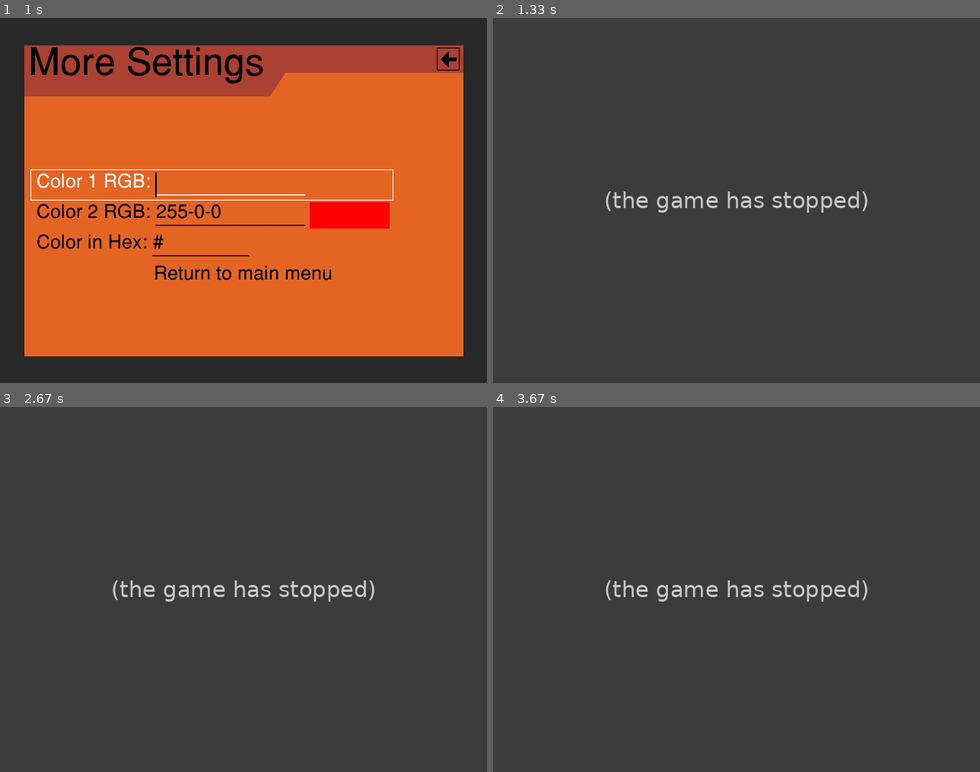
Above: before the commit, frames 1-4 (two rows, left to right).
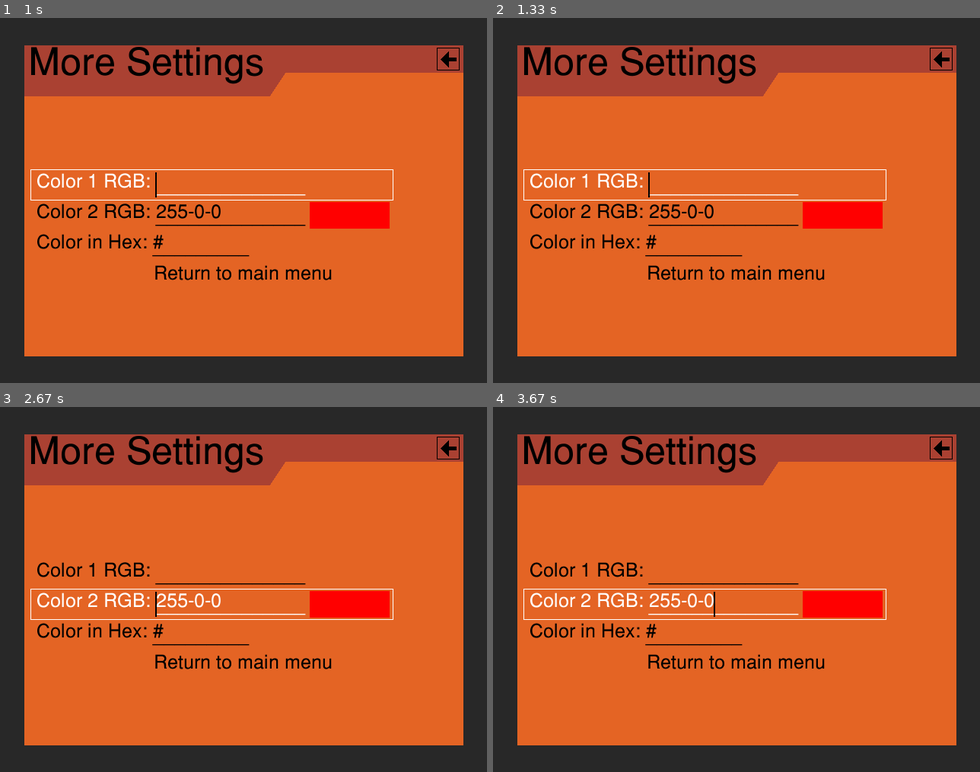
Above: after the commit, the same moments.

Repository: ppizarror/pygame-menu
Game: pygame game, started from pygameMenu/examples/multi_input.py
Two runs of this game, one before a commit and one after it. Both use one fixed random seed, a clock stepped at 60 frames per second and the inputs below.
Inputs (mouse positions are in pixels of both pictures, inside the frame that each line leads up to):
- Up to frame 1 (1 s): click (243, 207) at 0.38 s; type "ann" at 0.67 s
- Up to frame 2 (1.33 s): tap Enter at 1 s; click (619, 204) at 1.27 s
- Up to frame 3 (2.67 s): press the mouse at (126, 593) at 1.58 s; move the mouse to (204, 629) at 1.68 s; release the mouse at (282, 666) at 1.82 s; tap Enter at 1.88 s; press the mouse at (185, 633) at 2.25 s; move the mouse to (136, 629) at 2.35 s; release the mouse at (87, 626) at 2.48 s; tap Up at 2.55 s
- Up to frame 4 (3.67 s): click (833, 567) at 2.93 s; click (775, 611) at 3.27 s; press the mouse at (775, 611) at 3.58 s

Frame 1 is identical in both runs. In frame 2, 77% of the frame differs, in the area x 5-96%, y 7-93%; in frame 3, 77%; in frame 4, 77%.
Error before the commit: ValueError: invalid literal for int() with base 10: '255-0-0' (colorinput.py line 417); the game stopped at 1.32 s (later frames are placeholders)

Commit message:
Error fixes

Diff:
--- a/pygameMenu/__init__.py
+++ b/pygameMenu/__init__.py
@@ -72,6 +72,9 @@
 # noinspection PyUnresolvedReferences
 from pygameMenu.menu import Menu
 
+# noinspection PyUnresolvedReferences
+from pygameMenu.textmenu import TextMenu
+
 """
 Metadata: Information about the project.
 """
--- a/pygameMenu/examples/game_selector.py
+++ b/pygameMenu/examples/game_selector.py
@@ -56,8 +56,12 @@
 WINDOW_SIZE = (640, 480)
 
 clock = None
-main_menu = None
-surface = None
+
+# noinspection PyTypeChecker
+main_menu = None  # type: pygameMenu.Menu
+
+# noinspection PyTypeChecker
+surface = None  # type: pygame.SurfaceType
 
 
 # -----------------------------------------------------------------------------
@@ -130,6 +134,7 @@
     while True:
 
         # Clock tick
+        # noinspection PyUnresolvedReferences
         clock.tick(60)
 
         # Application events
--- a/pygameMenu/examples/multi_input.py
+++ b/pygameMenu/examples/multi_input.py
@@ -53,8 +53,12 @@
 WINDOW_SIZE = (640, 480)
 
 sound = None
-surface = None
-main_menu = None
+
+# noinspection PyTypeChecker
+surface = None  # type: pygame.SurfaceType
+
+# noinspection PyTypeChecker
+main_menu = None  # type: pygameMenu.Menu
 
 
 # -----------------------------------------------------------------------------
--- a/pygameMenu/examples/timer_clock.py
+++ b/pygameMenu/examples/timer_clock.py
@@ -72,6 +72,7 @@
     images, play sounds, etc.
     """
     global surface
+    # noinspection PyUnresolvedReferences
     surface.fill((40, 0, 40))
 
 
@@ -80,6 +81,7 @@
     Reset timer.
     """
     global timer
+    # noinspection PyUnresolvedReferences
     timer[0] = 0
 
 
--- a/pygameMenu/widgets/colorinput.py
+++ b/pygameMenu/widgets/colorinput.py
@@ -412,7 +412,7 @@
 
             # Check number is valid (fix) because sometimes the user can type
             # too fast and avoid analysis of the text
-            colors = self._input_string.split(',')
+            colors = self._input_string.split(self._separator)
             for c in colors:
                 if len(c) > 0 and (int(c) > 255 or int(c) < 0):
                     self._input_string = _input
